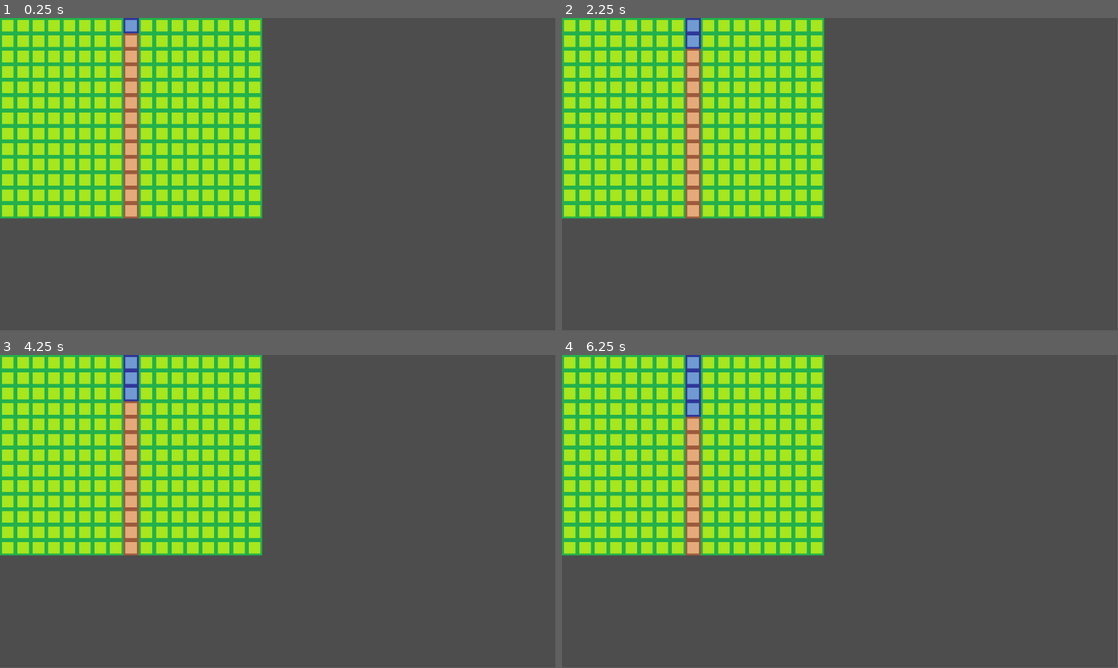
Above: before the commit, frames 1-4 (two rows, left to right).
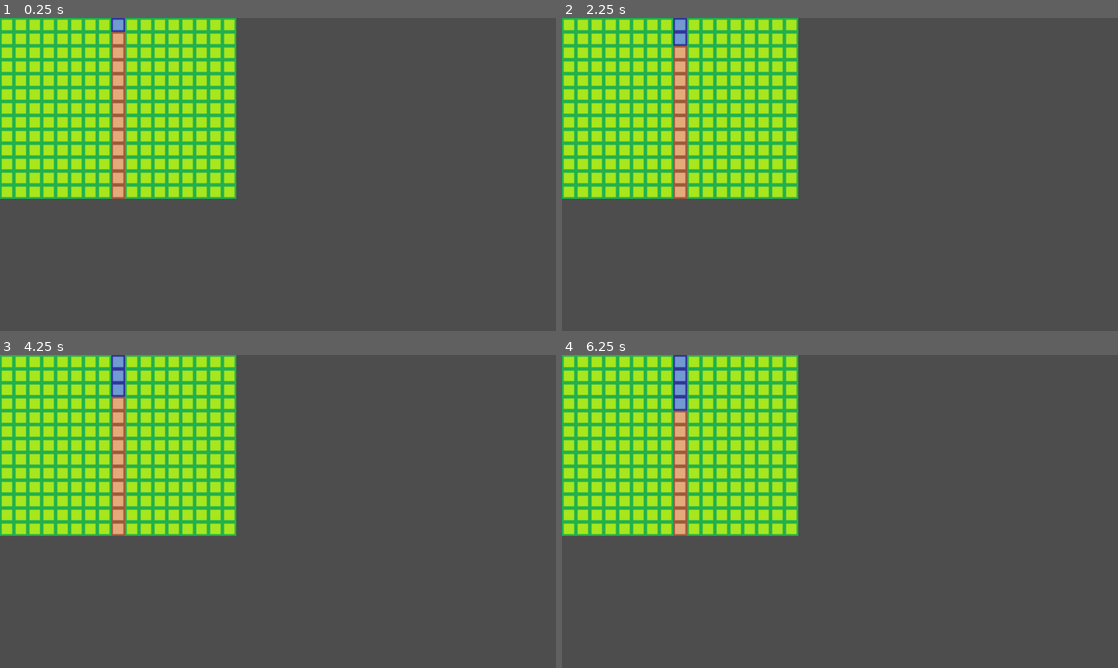
Above: after the commit, the same moments.

Repository: sho16ogura/cs292team5
Game: Godot game, scene res://mainGame.tscn
Two runs of this game, one before a commit and one after it. Both use one fixed random seed, a clock stepped at 60 frames per second and the inputs below.
Inputs (mouse positions are in pixels of both pictures, inside the frame that each line leads up to):
- Up to frame 1 (0.25 s): no input
- Up to frame 2 (2.25 s): tap Enter at 0.5, 2 s; move the mouse to (962, 158) at 0.52 s; click (962, 158) at 0.6 s; tap Space at 1.25 s; move the mouse to (728, 190) at 1.27 s; tap J (toggle_dig) at 1.35 s; move the mouse to (895, 105) at 2.02 s; tap H (toggle_pump) at 2.1 s
- Up to frame 3 (4.25 s): tap Space at 2.75 s; move the mouse to (250, 574) at 2.77 s; tap K (toggle_undig) at 2.85 s; tap Enter at 3.5 s; move the mouse to (444, 558) at 3.52 s; click (444, 558) at 3.6 s
- Up to frame 4 (6.25 s): move the mouse to (673, 464) at 4.27 s; tap J (toggle_dig) at 4.35 s; tap Space at 5 s; move the mouse to (867, 511) at 5.02 s; tap H (toggle_pump) at 5.1 s; move the mouse to (756, 433) at 5.77 s; tap K (toggle_undig) at 5.85 s
In our replay, the window is 799x449 before the commit and 800x450 after it. These sizes can differ from the game's own. Grey fills any space a smaller window leaves; there, only what the larger window draws over its background counts as a difference.

The runs differ from the first frame. In frame 1, 21% of the frame differs, in the area x 0-48%, y 0-64%; in frame 2, 21%; in frame 3, 21%; in frame 4, 21%.

Commit message:
Change the layout

Diff:
--- /dev/null
+++ b/team5project/inventory_gui.gd
@@ -0,0 +1,30 @@
+extends Control
+
+var isOpen: bool = false
+#@onready var inventory: Inventory = preload("res://inventory/playerInventory.tres")
+
+#func _ready():
+#	update()
+
+#func update():
+#	for i in range(min(inventory.items.size(), slots.size())):
+#		slots[i].update(inventory.items[i])
+
+#func update1():
+#	for i in range(min(inventory.items.size(), slots.size())):
+#		slots[i].update(inventory.items[i])
+
+#func update2():
+#	for i in range(min(inventory.items.size(), slots.size())):
+#		slots[i].update(inventory.items[i])
+func open():
+	visible = true
+	isOpen = true
+
+func close():
+	visible = false
+	isOpen = false
+
+func close1():
+	visible = false
+	isOpen = false
--- /dev/null
+++ b/team5project/inventory_gui.tscn
@@ -0,0 +1,52 @@
+[gd_scene load_steps=4 format=3 uid="uid://kb68kvhqb0n5"]
+
+[ext_resource type="Script" path="res://inventory_gui.gd" id="1_p781t"]
+[ext_resource type="Texture2D" uid="uid://cgfkaw58cqx86" path="res://InventoryRect.png" id="1_sepc4"]
+[ext_resource type="PackedScene" uid="uid://tx40y1ntt43h" path="res://slot_gui.tscn" id="2_ohxah"]
+
+[node name="InventoryGui" type="Control"]
+layout_mode = 3
+anchors_preset = 0
+offset_right = 144.0
+offset_bottom = 49.0
+script = ExtResource("1_p781t")
+
+[node name="NinePatchRect" type="NinePatchRect" parent="."]
+layout_mode = 0
+offset_right = 142.0
+offset_bottom = 55.0
+texture = ExtResource("1_sepc4")
+patch_margin_left = 6
+patch_margin_top = 6
+patch_margin_right = 6
+patch_margin_bottom = 6
+
+[node name="GridContainer" type="GridContainer" parent="NinePatchRect"]
+layout_mode = 1
+anchors_preset = 8
+anchor_left = 0.5
+anchor_top = 0.5
+anchor_right = 0.5
+anchor_bottom = 0.5
+offset_left = -58.0
+offset_top = -18.5
+offset_right = 58.0
+offset_bottom = 1.5
+grow_horizontal = 2
+grow_vertical = 2
+columns = 5
+
+[node name="Panel" parent="NinePatchRect/GridContainer" instance=ExtResource("2_ohxah")]
+layout_mode = 2
+
+[node name="Panel2" parent="NinePatchRect/GridContainer" instance=ExtResource("2_ohxah")]
+layout_mode = 2
+
+[node name="Panel3" parent="NinePatchRect/GridContainer" instance=ExtResource("2_ohxah")]
+layout_mode = 2
+
+[node name="Panel4" parent="NinePatchRect/GridContainer" instance=ExtResource("2_ohxah")]
+layout_mode = 2
+
+[node name="Panel5" parent="NinePatchRect/GridContainer" instance=ExtResource("2_ohxah")]
+layout_mode = 2
--- a/team5project/project.godot
+++ b/team5project/project.godot
@@ -14,6 +14,11 @@
 run/main_scene="res://mainGame.tscn"
 config/features=PackedStringArray("4.2", "Mobile")
 config/icon="res://icon.svg"
+
+[display]
+
+window/size/viewport_width=1280
+window/size/viewport_height=720
 
 [input]
 
--- /dev/null
+++ b/team5project/slot_gui.gd
@@ -0,0 +1,18 @@
+extends Panel
+
+@onready var backgroundSprite: Sprite2D = $background
+@onready var itemSprite: Sprite2D = $CenterContainer/Panel/item
+
+
+func update():
+	pass
+
+#func update(item: InventoryItem):
+#	if !item:
+#		backgroundSprite.frame = 0
+#		itemSprite.visible = false
+
+#	else:
+#		backgroundSprite.frame = 1
+#		itemSprite.visible = true
+#		itemSprite.texture = item.texture
--- /dev/null
+++ b/team5project/slot_gui.tscn
@@ -0,0 +1,29 @@
+[gd_scene load_steps=3 format=3 uid="uid://tx40y1ntt43h"]
+
+[ext_resource type="Script" path="res://slot_gui.gd" id="1_c2qe0"]
+[ext_resource type="Texture2D" uid="uid://brrg03dgsfg5c" path="res://inventorySlot.png" id="1_nsvd3"]
+
+[node name="Panel" type="Panel"]
+self_modulate = Color(1, 1, 1, 0)
+custom_minimum_size = Vector2(20, 20)
+offset_right = 20.0
+offset_bottom = 20.0
+script = ExtResource("1_c2qe0")
+
+[node name="backgrund" type="Sprite2D" parent="."]
+texture = ExtResource("1_nsvd3")
+centered = false
+vframes = 2
+
+[node name="CenterContainer" type="CenterContainer" parent="."]
+custom_minimum_size = Vector2(20, 20)
+layout_mode = 0
+offset_right = 20.0
+offset_bottom = 20.0
+
+[node name="Panel" type="Panel" parent="CenterContainer"]
+layout_mode = 2
+size_flags_stretch_ratio = 0.0
+
+[node name="item" type="Sprite2D" parent="CenterContainer/Panel"]
+position = Vector2(-20, -20)
Binary file added: team5project/InventoryRect.png
Not shown, added: team5project/InventoryRect.png.import
Binary file added: team5project/inventorySlot.png
Not shown, added: team5project/inventorySlot.png.import
